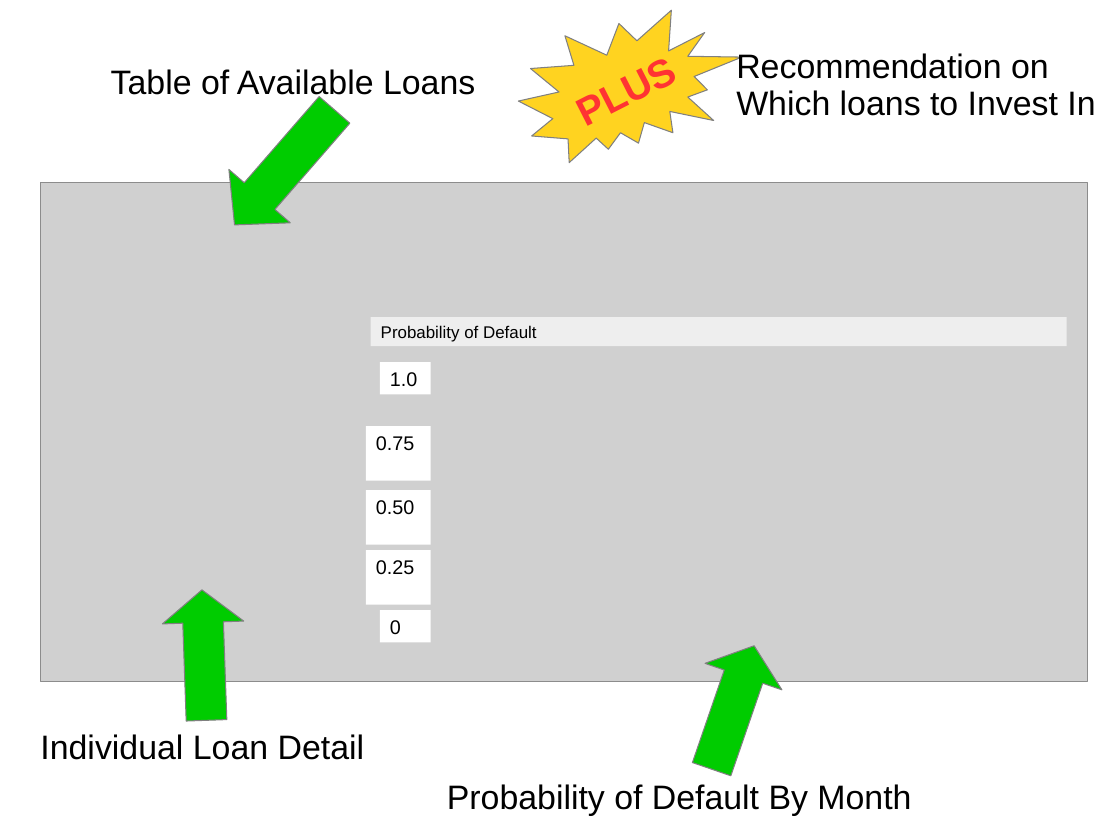
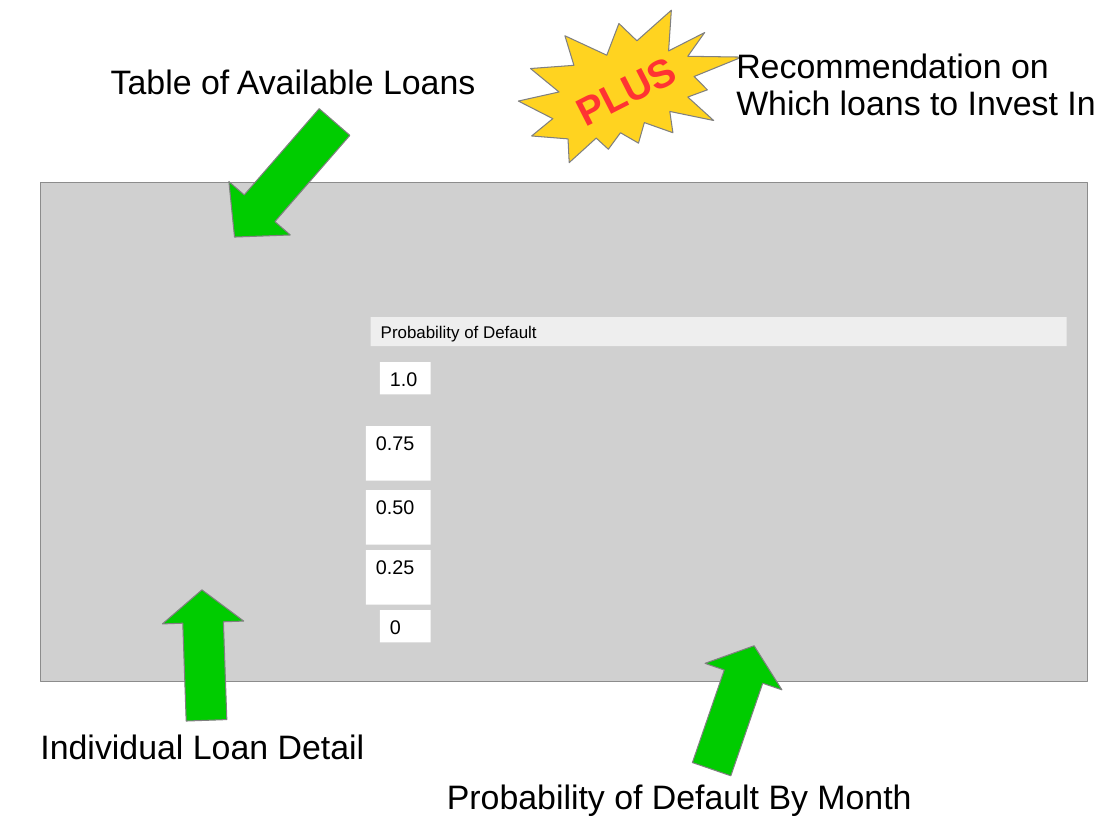
Before and after one commit to abradle2/LendingLounge, a slide deck: slide 3 of presentations/Bradley_week1.ppt. Drawn at 1120x840 pixels with LibreOffice and Linux fonts; fonts in the diff are those of the drawing; grey boxes stand for pictures. Boxes give left, top, right and bottom in pixels: in the first picture for what was removed or moved away, otherwise in the second. Text is boxed around its words. In the diff, an @@ line names an element or a change of style, - is before the commit and + after.

```diff
--- a/presentations/Bradley_week1.ppt
+++ b/presentations/Bradley_week1.ppt
@@ down arrow: place and size @@
-down arrow at <box>204,83,365,252</box>
+down arrow at <box>204,96,365,264</box>
```
Also in this commit, not shown: 2 other slides changed, 4 other files.
